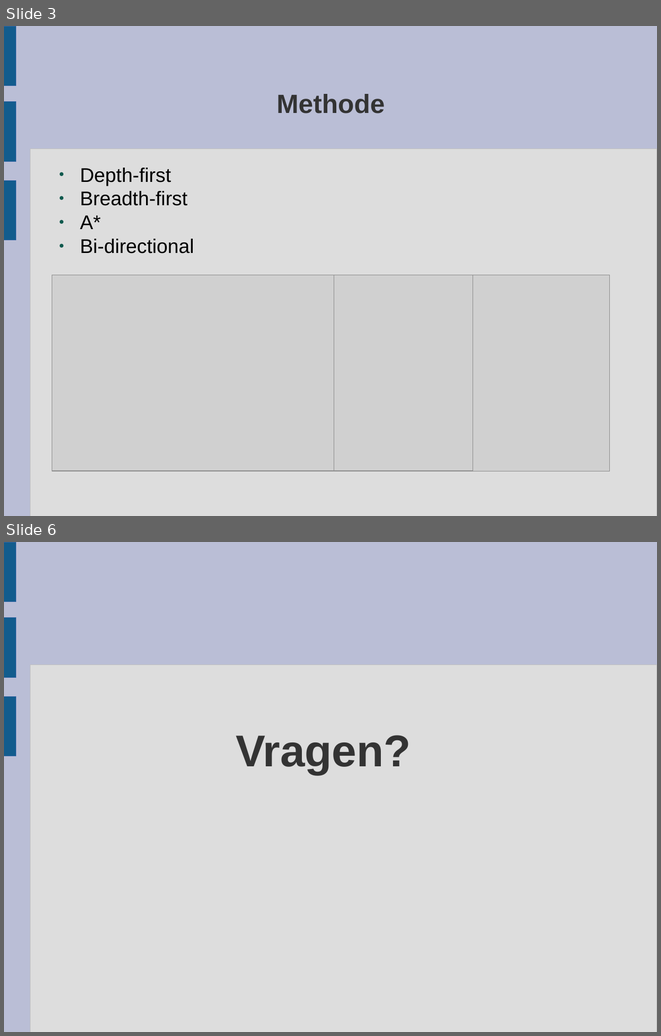
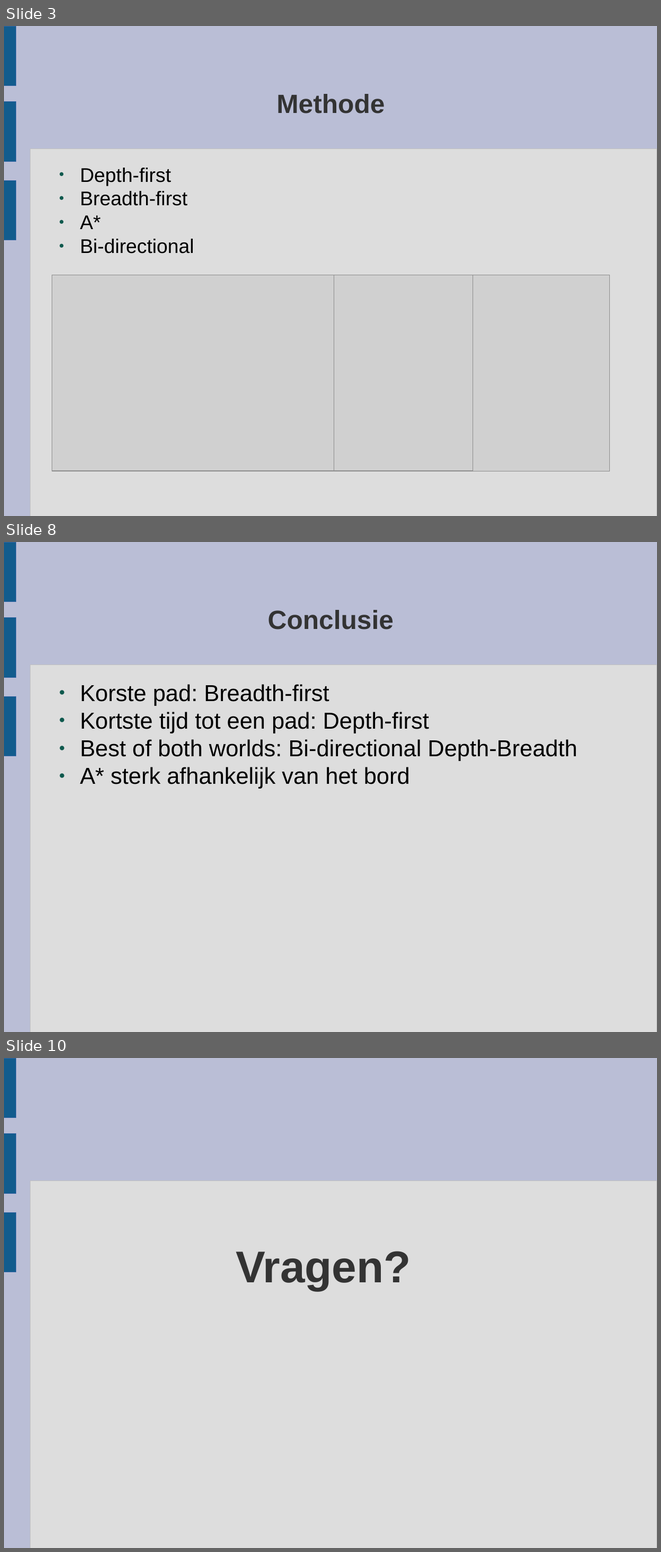
Before and after one commit to cmdras/spitsuur, a slide deck: Presentatie Heuristieken/Presentatie Heuristieken.odp. Shown one above the other, each under a label of ours: slides 3 and 6 before the commit, slides 3, 8 and 10 after it; the slides between them are not shown. The pictures are 661x1036 and 661x1552 pixels, drawn with LibreOffice and Linux fonts; fonts in the diff are those of the drawing; grey boxes stand for pictures. Boxes give left, top, right and bottom in pixels: in the first picture for what was removed or moved away, otherwise in the second. Text is boxed around its words. In the diff, an @@ line names an element or a change of style, - is before the commit and + after.

```diff
--- a/Presentatie Heuristieken/Presentatie Heuristieken.odp
+++ b/Presentatie Heuristieken/Presentatie Heuristieken.odp
@@ slide 8 added at (x1=4, y1=542, x2=657, y2=1032), background #BABED6; not listed: 4 template elements that a slide beside it also shows @@
@@ title added at (x1=268, y1=610, x2=394, y2=629), 32 pt, text #333333, bold @@
+Conclusie
@@ text added at (x1=80, y1=684, x2=577, y2=788), 28 pt, text #000000 @@
+● Korste pad: Breadth-first
+● Kortste tijd tot een pad: Depth-first
+● Best of both worlds: Bi-directional Depth-Breadth
+● A* sterk afhankelijk van het bord
@@ what was slide 6 is now slide 10 @@
```
Also in this commit, not shown: 5 other slides added, 2 slides removed.
